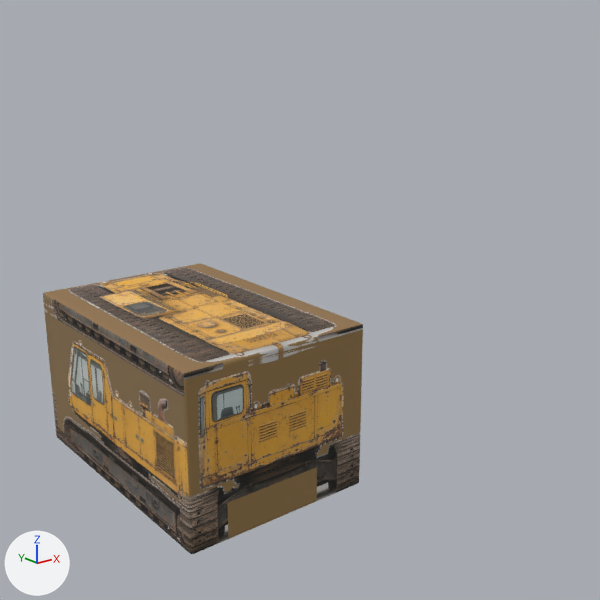
A saved change to the glTF model public/assets/models/wasteland/town/peace-crane.glb.
Rendered twice from a camera (50 mm lens) standing at (-16.9, -28.1, 17.4) and looking at (0.8, -5.9, 8.5). The lights are fixed; the arrows at lower left show +X, +Y and +Z. The picture after the commit comes second. Where no turn or scale is listed for an object, it has been applied to the vertices.

Names of what the first picture shows: 'magnus-crane:body'.
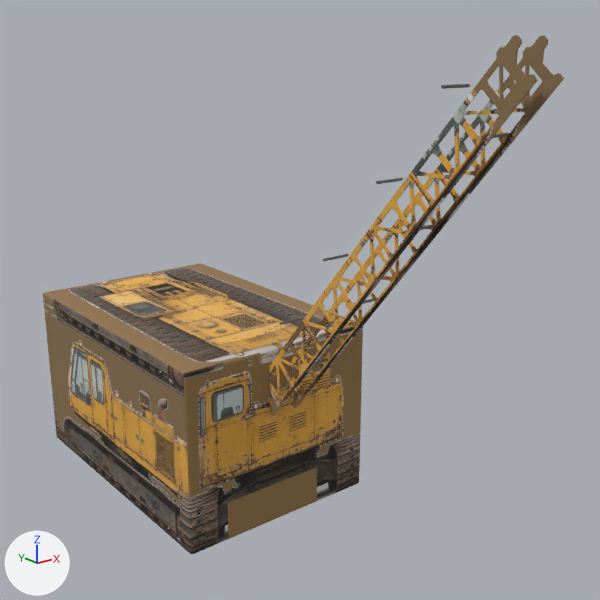
Commit message: WW-ART-PEACE: trace raised lattice crane boom

Boxes [x1, y1, x2, y2] around the edits, measured in the pictures (600 x 600 px):
'magnus-crane:boom-frame-near', added
    after: [269, 35, 538, 416]
'magnus-crane:boom-frame-far', added
    after: [291, 35, 564, 408]
'magnus-crane:boom-cross-4-upper', added
    after: [441, 84, 470, 89]
'magnus-crane:boom-cross-3-upper', added
    after: [376, 178, 403, 184]
'magnus-crane:boom-cross-2-upper', added
    after: [323, 254, 348, 261]
'magnus-crane:boom-cross-4-lower', added
    after: [481, 133, 509, 139]
'magnus-crane:boom-cross-3-lower', added
    after: [421, 224, 435, 230]
'magnus-crane:boom-cross-2-lower', added
    after: [353, 298, 377, 304]

The change in detail:
Material 'magnus-magnet-steel' (mat_magnus_magnet_steel) is new.
Its base color is (0.15, 0.155, 0.16) (grey #6c6e6f).
Its metallic is 0.34.
Its roughness is 0.75.
Mesh me_magnus_crane_boom_frame_near is new.
It has 464 vertices, 1024 faces and spans x -0.52..-0.48, y -11.03..0.18, z -0.74..12.29.
It uses material mat_photo___peace_magnus_crane_side (picture img_peace_magnus_crane_side).
Mesh me_magnus_crane_boom_frame_far is new.
It has 464 vertices, 1024 faces and spans x 0.48..0.52, y -11.03..0.18, z -0.74..12.29.
It uses material mat_photo___peace_magnus_crane_side (picture img_peace_magnus_crane_side).
Mesh me_cylinder_006 is new.
It is an 8-sided cylinder along x spanning x -0.5..0.5, y -0.045..0.045, z -0.045..0.045.
It uses material mat_magnus_magnet_steel (grey #6c6e6f).
Object 'magnus-crane:boom-frame-near' (ob_magnus_crane_boom_frame_near) is new; it shows me_magnus_crane_boom_frame_near.
Its location is (0.0, -5.24, 5.2).
Object 'magnus-crane:boom-frame-far' (ob_magnus_crane_boom_frame_far) is new; it shows me_magnus_crane_boom_frame_far.
Its location is (0.0, -5.24, 5.2).
Object 'magnus-crane:boom-cross-4-upper' (ob_magnus_crane_boom_cross_4_upper) is new; it shows me_cylinder_006.
Its location is (0.0, -13.4, 16.25).
Object 'magnus-crane:boom-cross-4-lower' (ob_magnus_crane_boom_cross_4_lower) is new; it shows a copy of me_cylinder_006.
Its location is (0.0, -14.76, 15.11).
Object 'magnus-crane:boom-cross-3-upper' (ob_magnus_crane_boom_cross_3_upper) is new; it shows a copy of me_cylinder_006.
Its location is (0.0, -11.11, 13.52).
Object 'magnus-crane:boom-cross-3-lower' (ob_magnus_crane_boom_cross_3_lower) is new; it shows a copy of me_cylinder_006.
Its location is (0.0, -12.48, 12.38).
Object 'magnus-crane:boom-cross-2-upper' (ob_magnus_crane_boom_cross_2_upper) is new; it shows a copy of me_cylinder_006.
Its location is (0.0, -8.83, 10.8).
Object 'magnus-crane:boom-cross-2-lower' (ob_magnus_crane_boom_cross_2_lower) is new; it shows a copy of me_cylinder_006.
Its location is (0.0, -10.19, 9.65).
